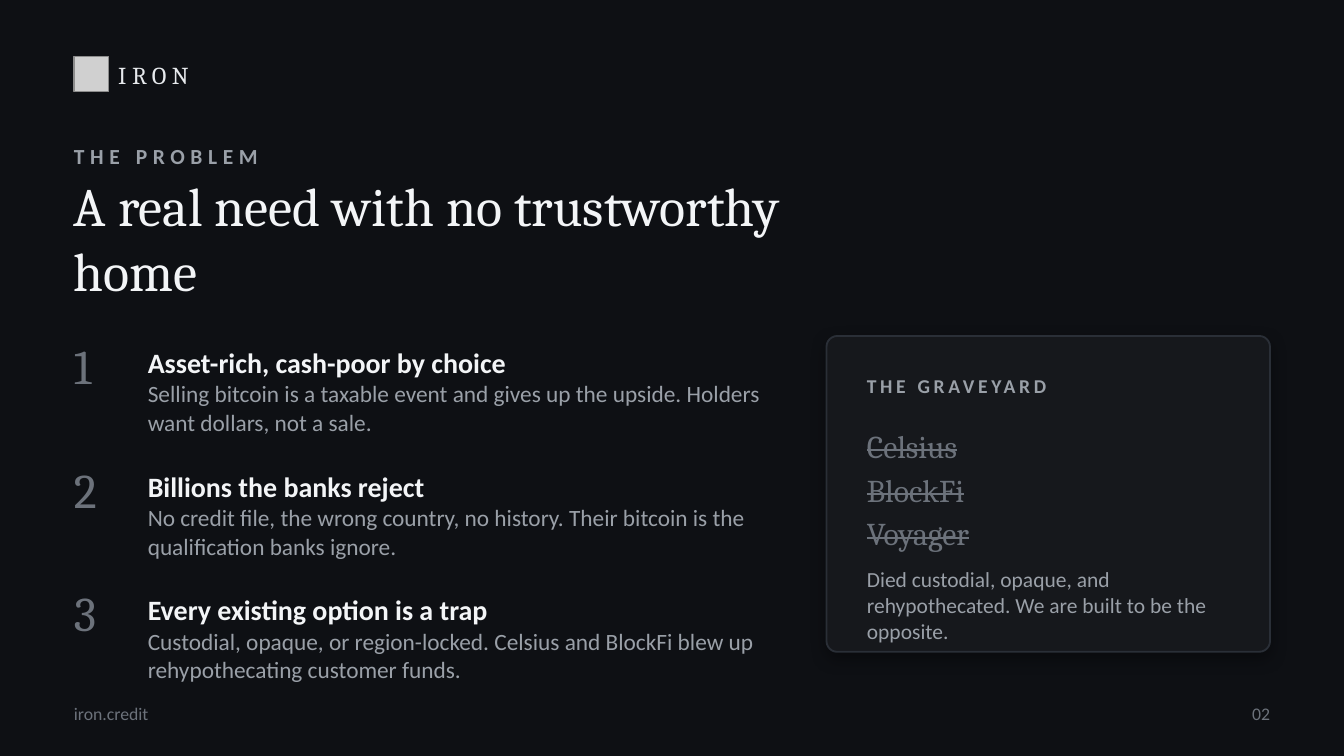
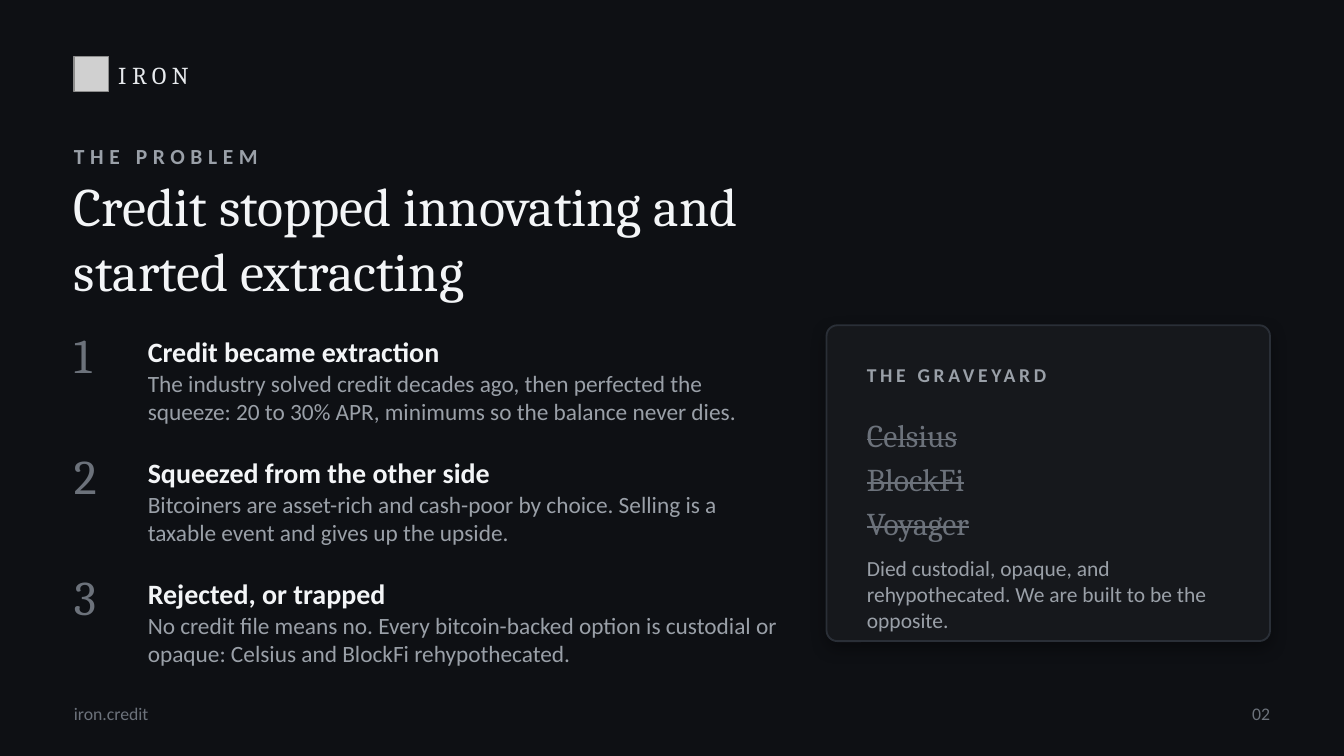
Before and after one commit to adamtpang/btcsave.app, a slide deck: slide 2 of deck/Iron-preseed-Fulgur.pptx. Drawn at 1344x756 pixels with LibreOffice and Linux fonts; fonts in the diff are those of the drawing; grey boxes stand for pictures. Boxes give left, top, right and bottom in pixels: in the first picture for what was removed or moved away, otherwise in the second. Text is boxed around its words. In the diff, an @@ line names an element or a change of style, - is before the commit and + after.

```diff
--- a/deck/Iron-preseed-Fulgur.pptx
+++ b/deck/Iron-preseed-Fulgur.pptx
@@ text at (74,188,738,303): text changed @@
-A real need with no trustworthy home
+Credit stopped innovating and started extracting
@@ 4 texts, 1 rounded rectangle: place and size @@
-4 texts, 1 rounded rectangle at (74,336,1270,652)
+4 texts, 1 rounded rectangle at (74,325,1270,641)
@@ text at (148,342,735,424): text changed @@
-Asset-rich, cash-poor by choice
-Selling bitcoin is a taxable event and gives up the upside. Holders want dollars, not a sale.
+Credit became extraction
+The industry solved credit decades ago, then perfected the squeeze: 20 to 30% APR, minimums so the balance never dies.
@@ text "2": place and size @@
-text "2" at (74,475,97,508)
+text "2" at (74,461,97,494)
@@ text at (148,463,716,545): text changed @@
-Billions the banks reject
-No credit file, the wrong country, no history. Their bitcoin is the qualification banks ignore.
+Squeezed from the other side
+Bitcoiners are asset-rich and cash-poor by choice. Selling is a taxable event and gives up the upside.
@@ text "3": place and size @@
-text "3" at (74,598,96,631)
+text "3" at (74,582,96,615)
@@ text at (148,584,776,666): text changed @@
-Every existing option is a trap
-Custodial, opaque, or region-locked. Celsius and BlockFi blew up rehypothecating customer funds.
+Rejected, or trapped
+No credit file means no. Every bitcoin-backed option is custodial or opaque: Celsius and BlockFi rehypothecated.
```
Also in this commit, not shown: 17 other files.
